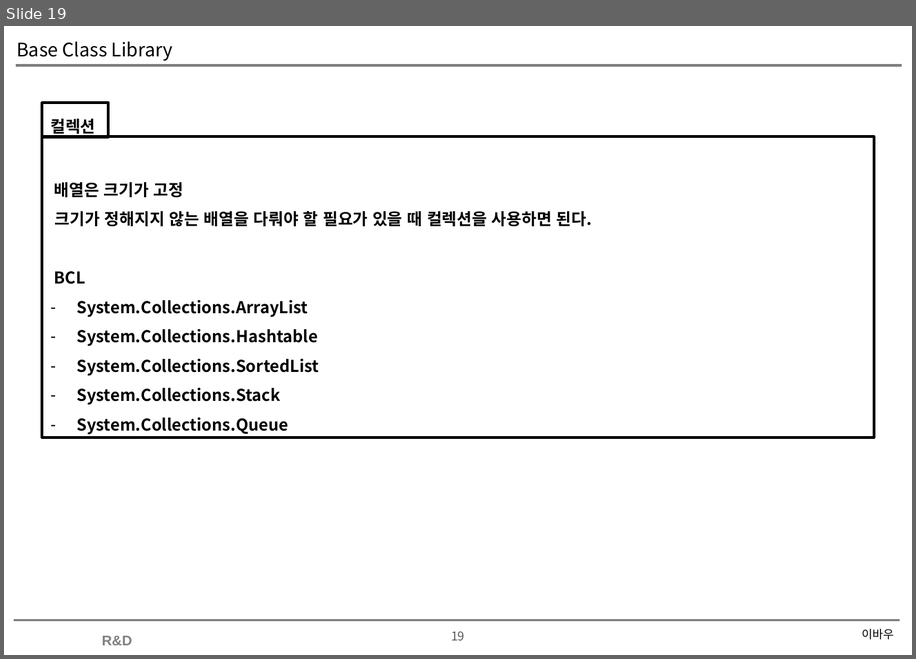
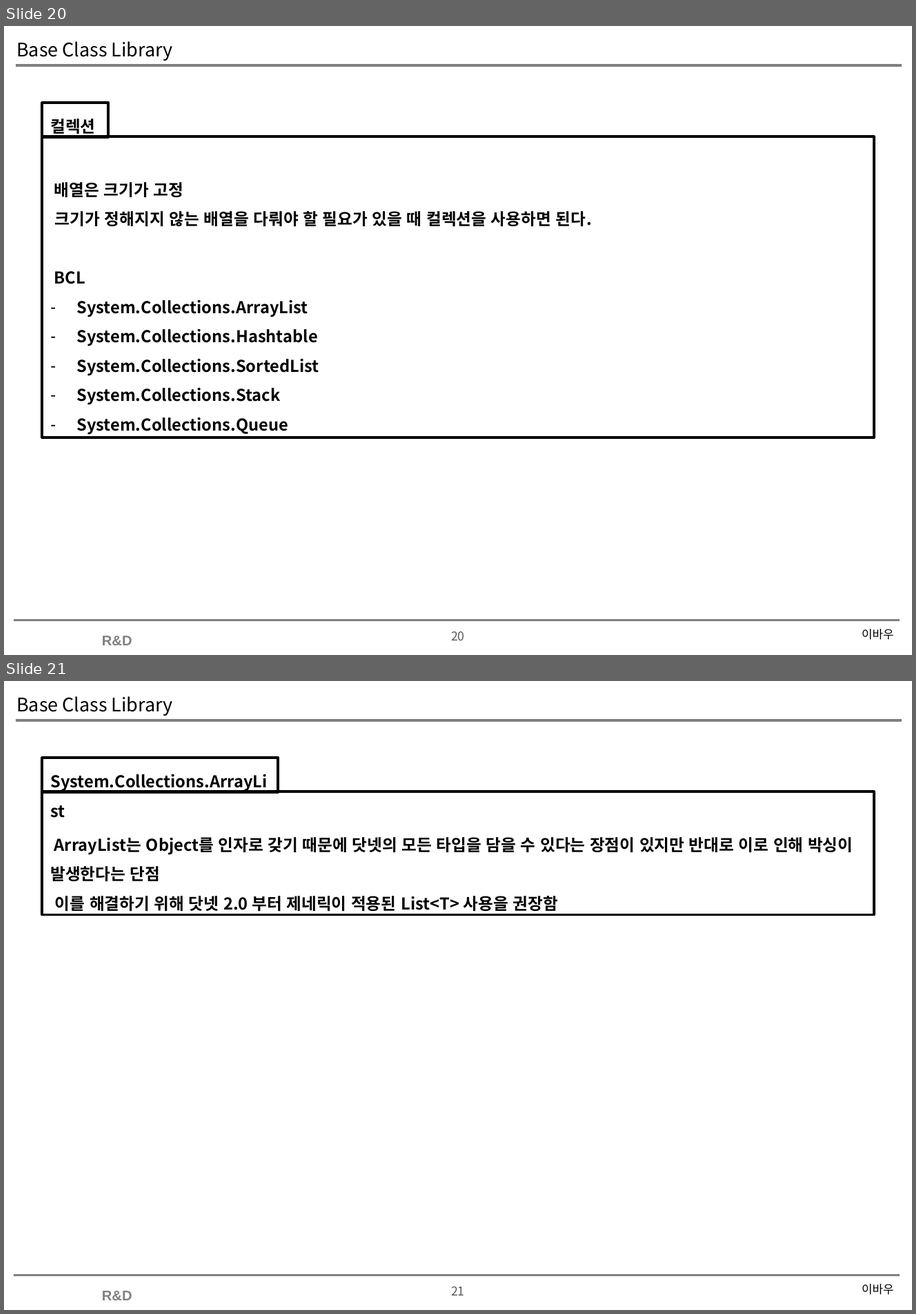
Before and after one commit to soultomind/CSharpStudy, a slide deck: CSharpStudy.Day20200627/Base Class Library.pptx. Shown one above the other, each under a label of ours: slide 19 before the commit, slides 20 and 21 after it. The pictures are 916x659 and 916x1314 pixels, drawn with LibreOffice and Linux fonts; fonts in the diff are those of the drawing; background and template pictures are left out. Boxes give left, top, right and bottom in pixels: in the first picture for what was removed or moved away, otherwise in the second. Text is boxed around its words. In the diff, an @@ line names an element or a change of style, - is before the commit and + after.

```diff
--- a/CSharpStudy.Day20200627/Base Class Library.pptx
+++ b/CSharpStudy.Day20200627/Base Class Library.pptx
@@ slide 21 added at [4, 681, 912, 1310], background #FFFFFF; not listed: 4 template elements that a slide beside it also shows @@
@@ title added at [16, 696, 173, 716], 16 pt, text #000000 @@
+Base Class Library
@@ rectangle added at [43, 758, 279, 793], outline #000000 2.25 pt, 14 pt, text #000000, bold @@
+System.Collections.ArrayList
@@ rectangle added at [43, 791, 874, 915], outline #000000 2.25 pt, 14 pt, text #000000, bold @@
+ArrayList는 Object를 인자로 갖기 때문에 닷넷의 모든 타입을 담을 수 있다는 장점이 있지만 반대로 이로 인해 박싱이 발생한다는 단점
+이를 해결하기 위해 닷넷 2.0 부터 제네릭이 적용된 List<T> 사용을 권장함
@@ text added at [862, 1283, 893, 1294], 10 pt, text #000000 @@
+이바우
@@ what was slide 19 is now slide 20 @@
@@ page number at [451, 631, 465, 640]: text changed @@
-19
+20
```
Also in this commit, not shown: 6 other slides added, 1 other file.
